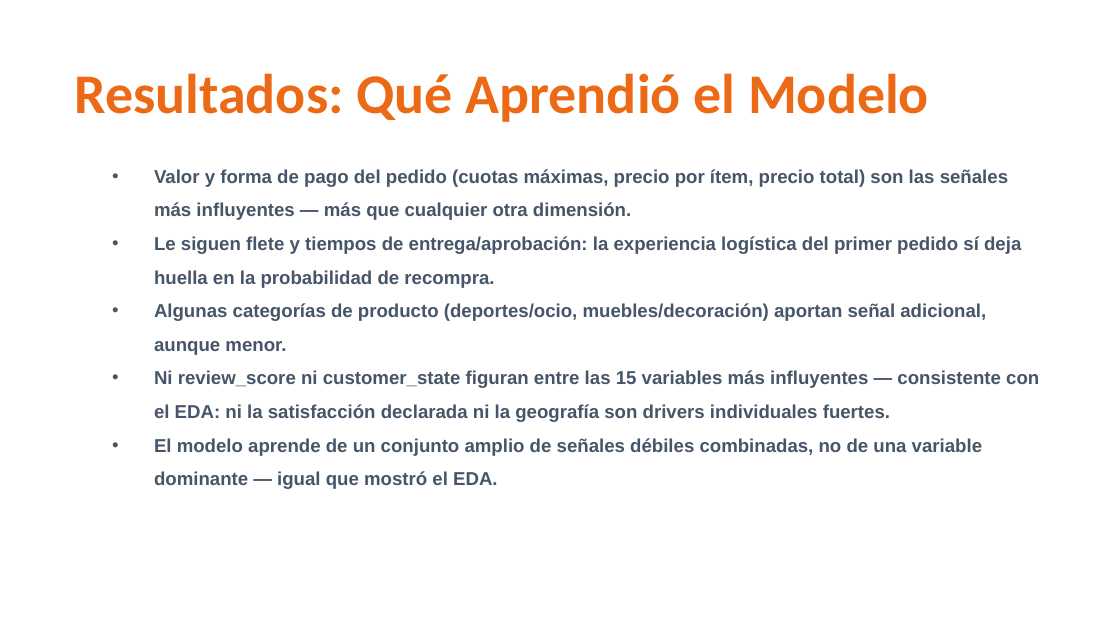
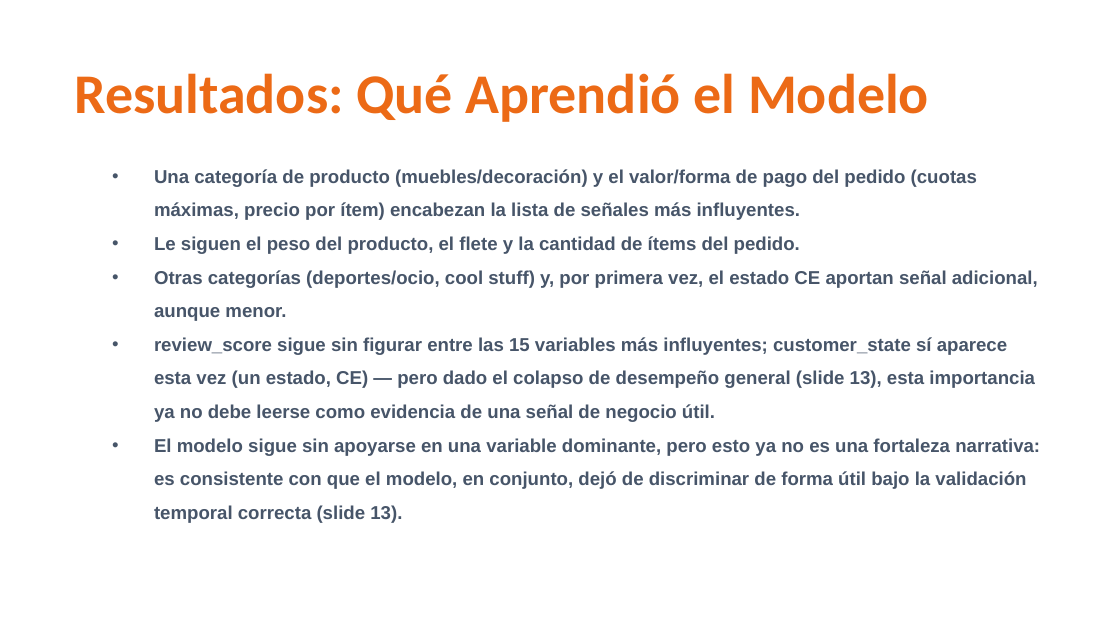
Before and after one commit to alexanderbaidal/ucg-olist-repeat-purchase-prediction, a slide deck: slide 15 of docs/Defensa_ShopMart_Olist.pptx. Drawn at 1120x630 pixels with LibreOffice and Linux fonts; fonts in the diff are those of the drawing; background and template pictures are left out. Boxes give left, top, right and bottom in pixels: in the first picture for what was removed or moved away, otherwise in the second. Text is boxed around its words. In the diff, an @@ line names an element or a change of style, - is before the commit and + after.

```diff
--- a/docs/Defensa_ShopMart_Olist.pptx
+++ b/docs/Defensa_ShopMart_Olist.pptx
@@ text at (x1=154, y1=169, x2=1040, y2=489): text changed @@
-• Valor y forma de pago del pedido (cuotas máximas, precio por ítem, precio total) son las señales más influyentes — más que cualquier otra dimensión.
-• Le siguen flete y tiempos de entrega/aprobación: la experiencia logística del primer pedido sí deja huella en la probabilidad de recompra.
-• Algunas categorías de producto (deportes/ocio, muebles/decoración) aportan señal adicional, aunque menor.
-• Ni review_score ni customer_state figuran entre las 15 variables más influyentes — consistente con el EDA: ni la satisfacción declarada ni la geografía son drivers individuales fuertes.
-• El modelo aprende de un conjunto amplio de señales débiles combinadas, no de una variable dominante — igual que mostró el EDA.
+• Una categoría de producto (muebles/decoración) y el valor/forma de pago del pedido (cuotas máximas, precio por ítem) encabezan la lista de señales más influyentes.
+• Le siguen el peso del producto, el flete y la cantidad de ítems del pedido.
+• Otras categorías (deportes/ocio, cool stuff) y, por primera vez, el estado CE aportan señal adicional, aunque menor.
+• review_score sigue sin figurar entre las 15 variables más influyentes; customer_state sí aparece esta vez (un estado, CE) — pero dado el colapso de desempeño general (slide 13), esta importancia ya no debe leerse como evidencia de una señal de negocio útil.
+• El modelo sigue sin apoyarse en una variable dominante, pero esto ya no es una fortaleza narrativa: es consistente con que el modelo, en conjunto, dejó de discriminar de forma útil bajo la validación temporal correcta (slide 13).
```
Also in this commit, not shown: 5 other slides changed, 24 other files.
